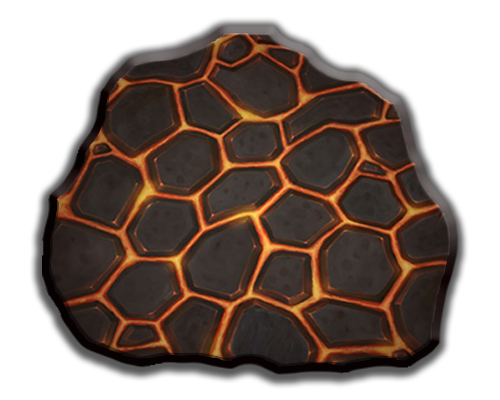
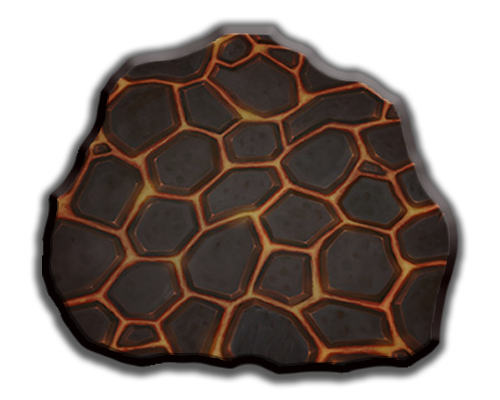
Layered file, before and after one edit (500 x 400). Changes by layer:
painted on "Lava 2" over (x1=55, y1=33, x2=445, y2=364)
